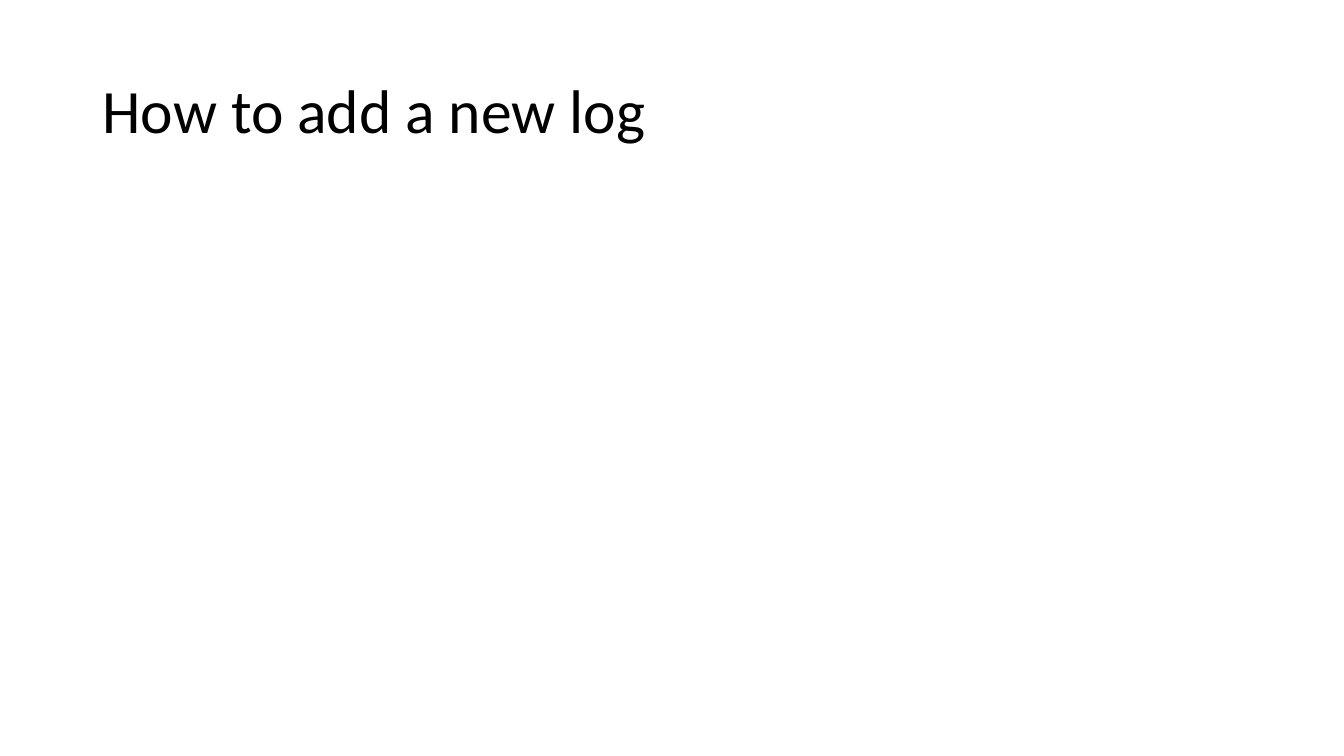
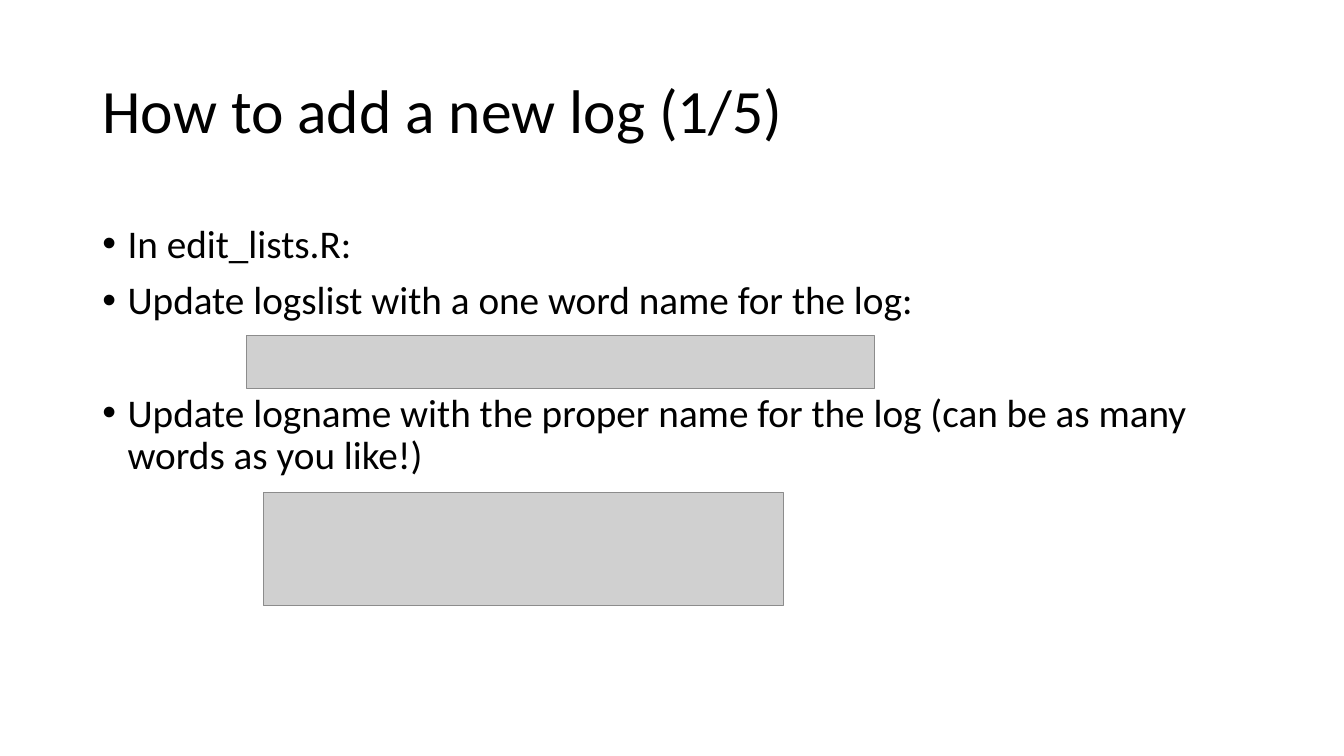
Before and after one commit to tmorley1/qa_log_app, a slide deck: slide 8 of QA log app - behind the code.pptx (slide 4 before the commit). Drawn at 1344x756 pixels with LibreOffice and Linux fonts; fonts in the diff are those of the drawing; grey boxes stand for pictures. Boxes give left, top, right and bottom in pixels: in the first picture for what was removed or moved away, otherwise in the second. Text is boxed around its words. In the diff, an @@ line names an element or a change of style, - is before the commit and + after.

```diff
--- a/QA log app - behind the code.pptx
+++ b/QA log app - behind the code.pptx
@@ title at (102, 88, 782, 144): text changed @@
-How to add a new log
+How to add a new log (1/5)
@@ text added at (128, 230, 1187, 476), 28 pt, text #000000 @@
+• In edit_lists.R:
+• Update logslist with a one word name for the log:
+• Update logname with the proper name for the log (can be as many words as you like!)
@@ picture added at (247, 336, 875, 388) @@
@@ picture added at (263, 493, 783, 607) @@
```
Also in this commit, not shown: 2 other slides changed, 8 slides added, 5 other files.
